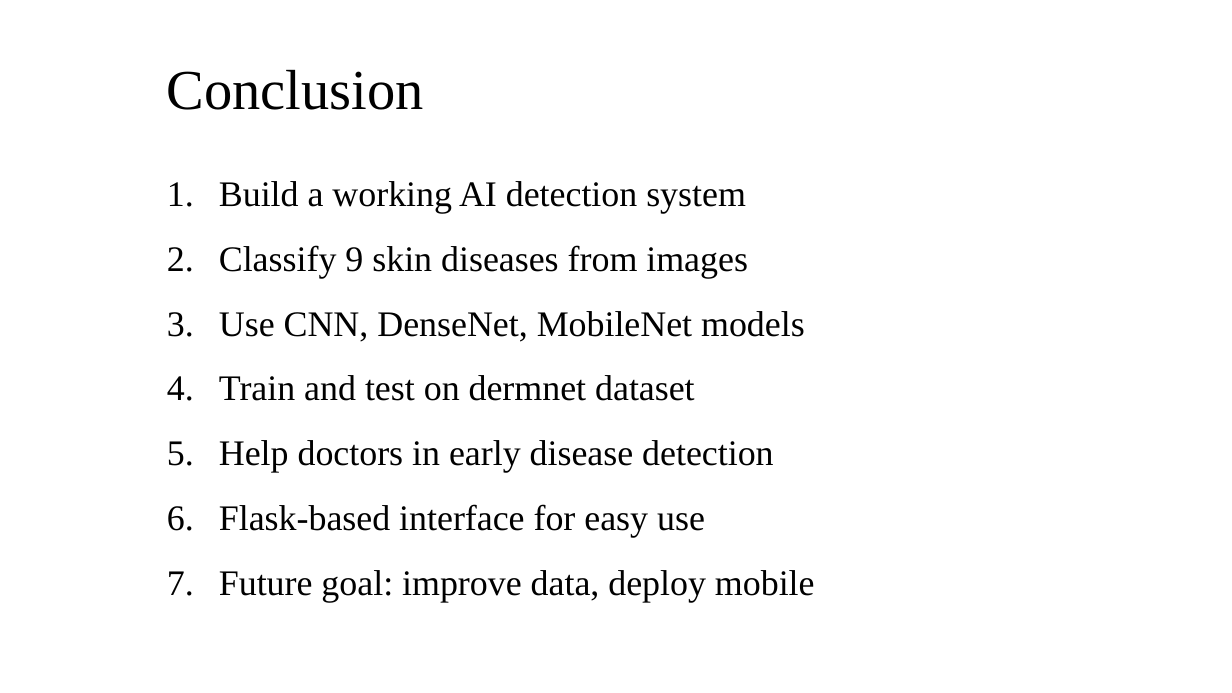
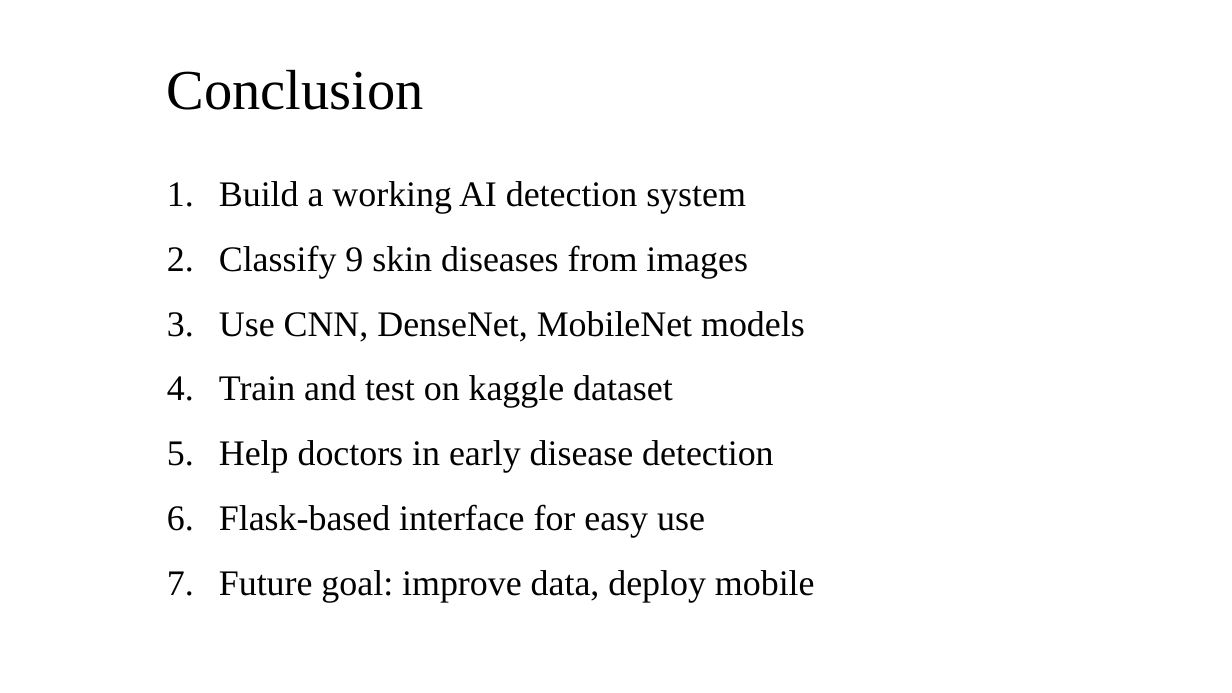
Before and after one commit to SandeshKhatiwada05/Skin-Disease-Detection-CNN--MobileNet-and-DenseNet, a slide deck: slide 14 of Reports/Mid Defense/Mid Defense Presentation.pptx. Drawn at 1232x693 pixels with LibreOffice and Linux fonts; fonts in the diff are those of the drawing. Boxes give left, top, right and bottom in pixels: in the first picture for what was removed or moved away, otherwise in the second. Text is boxed around its words. In the diff, an @@ line names an element or a change of style, - is before the commit and + after.

```diff
--- a/Reports/Mid Defense/Mid Defense Presentation.pptx
+++ b/Reports/Mid Defense/Mid Defense Presentation.pptx
@@ text at bbox=[219, 375, 673, 408]: text changed @@
-4. Train and test on dermnet dataset
+4. Train and test on kaggle dataset
```
Also in this commit, not shown: 21 other files.
